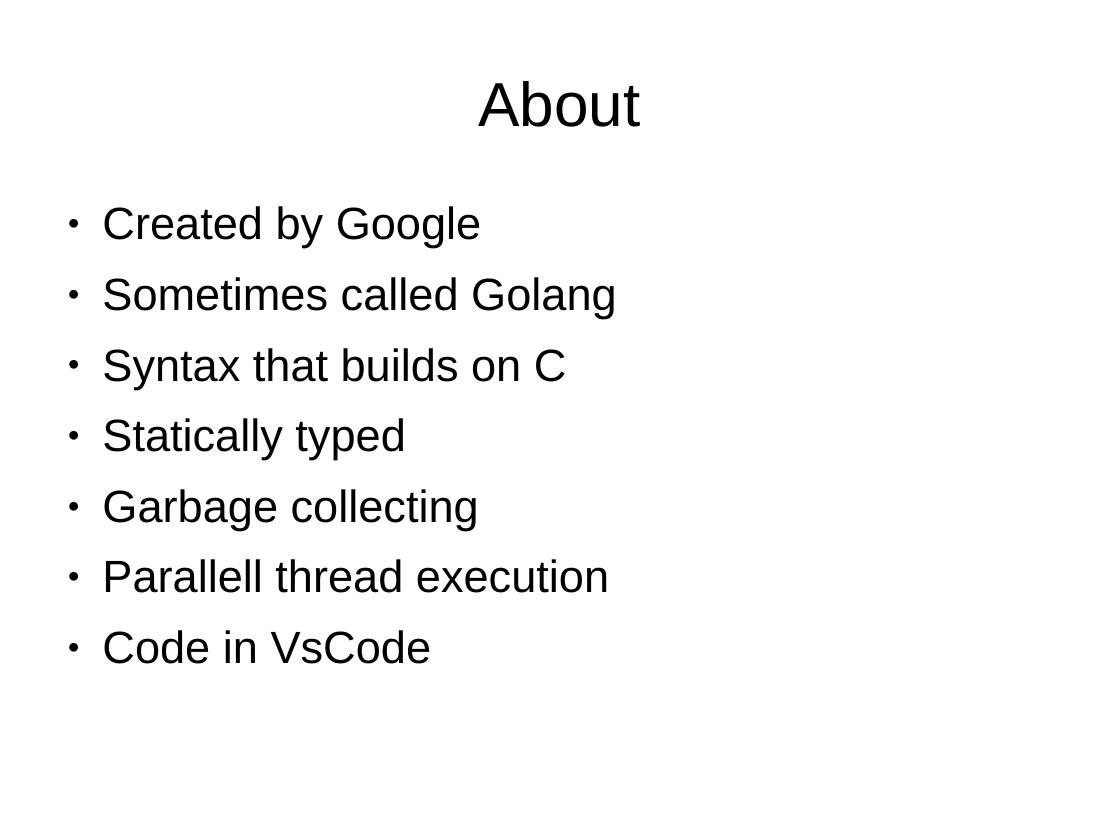
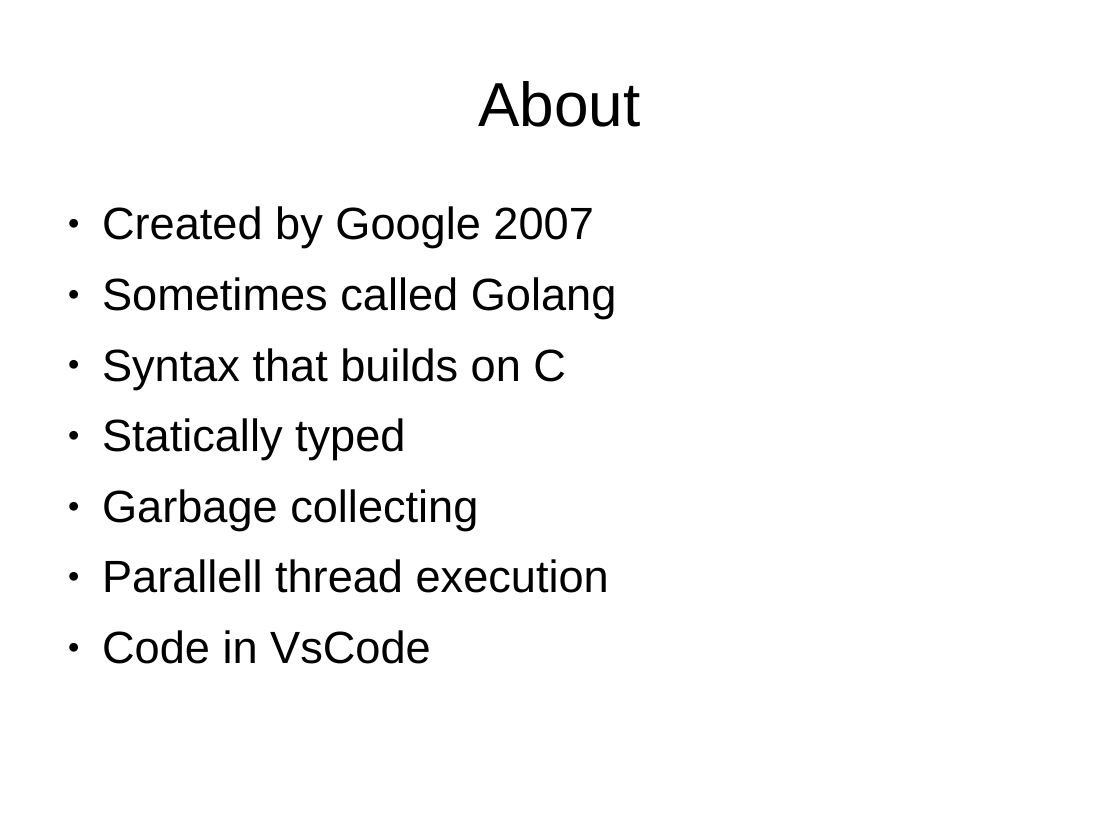
Before and after one commit to smicker/go_course, a slide deck: slide 3 of Golang genomgång.ppt. Drawn at 1120x840 pixels with LibreOffice and Linux fonts; fonts in the diff are those of the drawing; background and template pictures are left out. Boxes give left, top, right and bottom in pixels: in the first picture for what was removed or moved away, otherwise in the second. Text is boxed around its words. In the diff, an @@ line names an element or a change of style, - is before the commit and + after.

```diff
--- a/Golang genomgång.ppt
+++ b/Golang genomgång.ppt
@@ text at <box>102,206,593,248</box>: text changed @@
-● Created by Google
+● Created by Google 2007
```
Also in this commit, not shown: 45 other slides changed.
